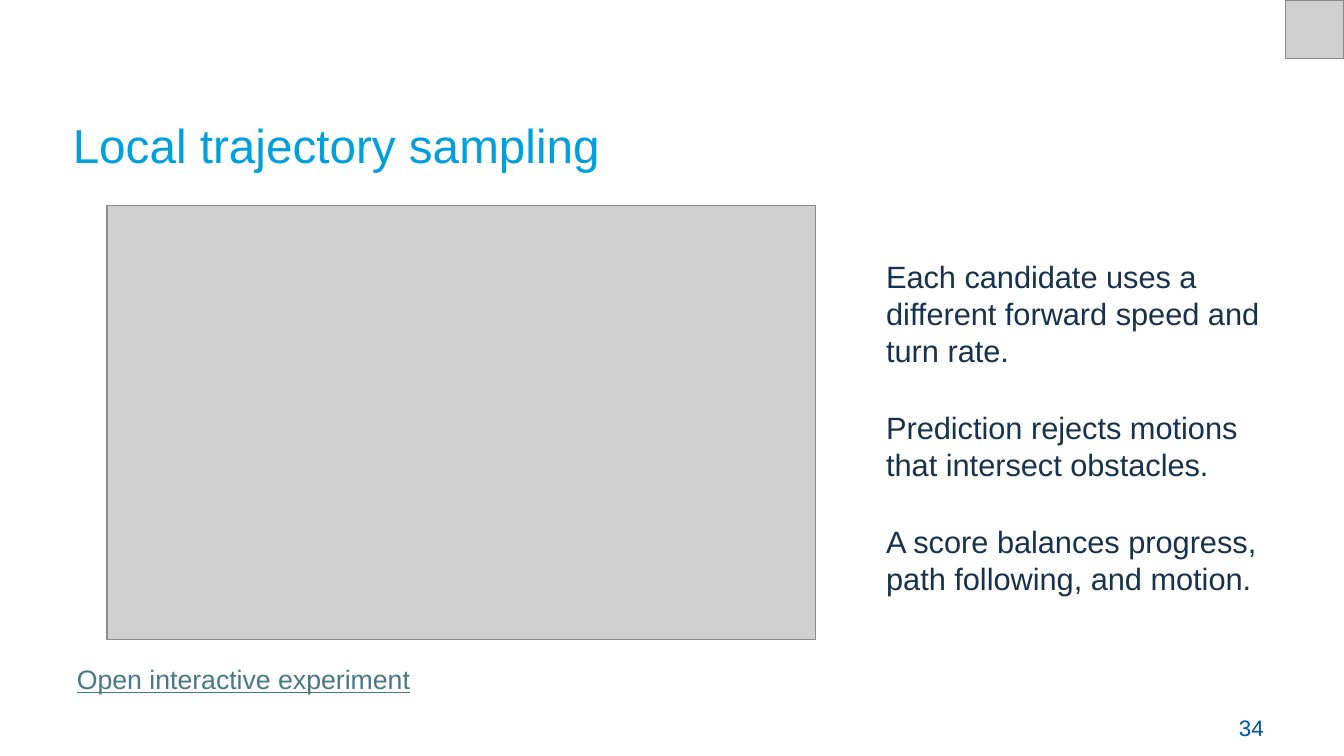
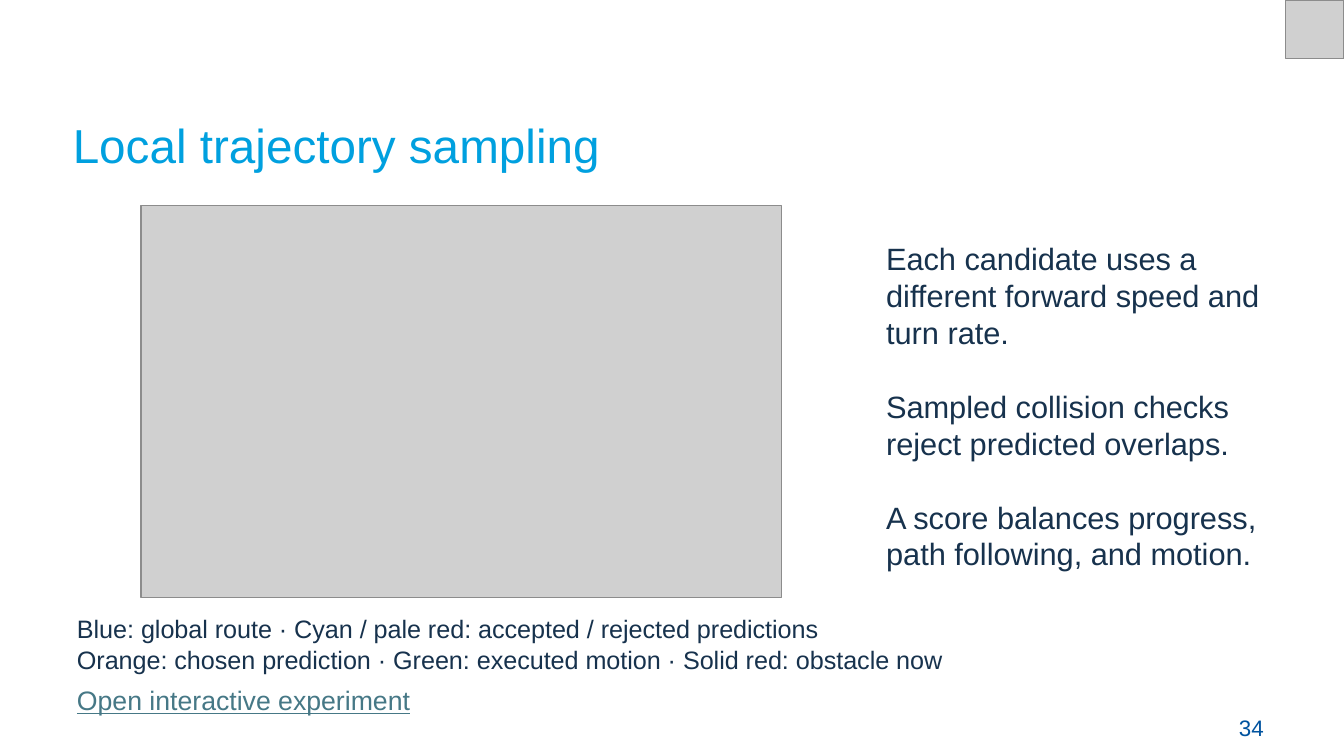
Before and after one commit to Croquembouche/Intro2AV-CourseContent, a slide deck: slide 34 of 2026/Presentations/Lecture 7 Path Planning for Autonomous Driving.pptx. Drawn at 1344x756 pixels with LibreOffice and Linux fonts; fonts in the diff are those of the drawing; grey boxes stand for pictures. Boxes give left, top, right and bottom in pixels: in the first picture for what was removed or moved away, otherwise in the second. Text is boxed around its words. In the diff, an @@ line names an element or a change of style, - is before the commit and + after.

Commit message:
Align Lecture 7 slides and colors with corrected planning demos

```diff
--- a/2026/Presentations/Lecture 7 Path Planning for Autonomous Driving.pptx
+++ b/2026/Presentations/Lecture 7 Path Planning for Autonomous Driving.pptx
@@ picture resized from (x1=108, y1=206, x2=816, y2=640) to (x1=141, y1=206, x2=782, y2=598) @@
@@ text at (x1=886, y1=395, x2=1229, y2=460): text changed @@
-Prediction rejects motions that intersect obstacles.
+Sampled collision checks reject predicted overlaps.
@@ text added at (x1=77, y1=619, x2=942, y2=674), 13.5 pt, text #17324D @@
+Blue: global route · Cyan / pale red: accepted / rejected predictions
+Orange: chosen prediction · Green: executed motion · Solid red: obstacle now
@@ text "Open interactive experiment" moved from (x1=77, y1=669, x2=410, y2=695) to (x1=77, y1=690, x2=410, y2=716) @@
```
Also in this commit, not shown: 29 other slides changed, 5 slides added, 3 slides removed, 14 other files.
